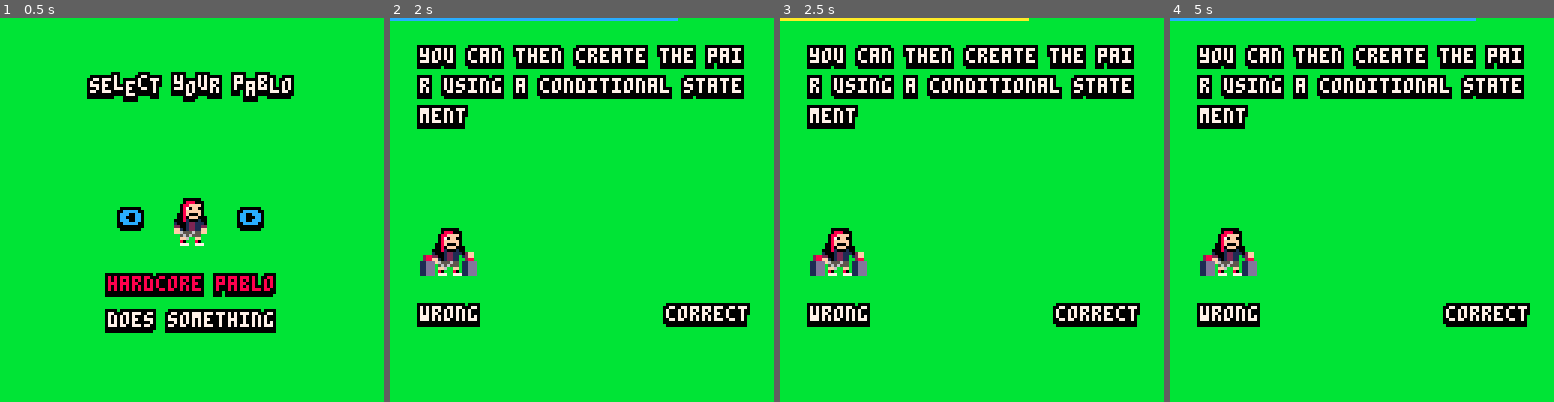
Above: before the commit, frames 1-4 (left to right).
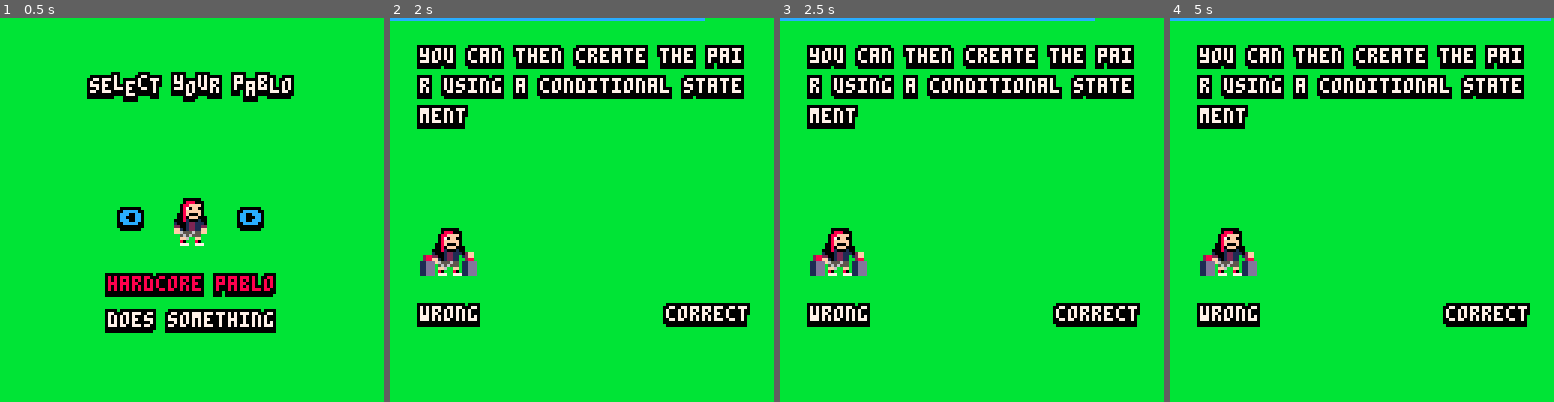
Above: after the commit, the same moments.

Repository: nascimento-cesar/pablos-ultimate-challenge-against-evil-forces
Game: PICO-8 cartridge src/pablos-ultimate-challenge-against-evil-forces.p8
The game is run twice, just before and just after one commit, with the same random seed, the same clock (stepped at 60 frames per second) and the same inputs.
Inputs:
- Up to frame 1 (0.5 s): tap X (X key) at 0.33 s
- Up to frame 2 (2 s): tap O (Z key) at 0.7, 1.7 s; tap X (X key) at 1.07, 1.85 s; hold Right from 1.6 s (still down)
- Up to frame 3 (2.5 s): release Right at 2.1 s; tap O (Z key) at 2.1 s; hold Right from 2.47 s (still down)
- Up to frame 4 (5 s): tap O (Z key) every 0.4 s from 2.5 to 4.9 s; tap X (X key) at 2.97, 4.08 s; release Right at 3.03 s; hold Left 3.08-3.58 s; hold Right 4.02-4.68 s

Frame 1 is identical in both runs. In frame 2, less than 0.1% of the frame differs, in the area x 75-83%, y 0-1%; in frame 3, 0.6%, in the area x 0-83%, y 0-1%; in frame 4, 0.2%.

Commit message:
feat: improve question timer

Diff:
--- a/src/classes/gameplay.lua
+++ b/src/classes/gameplay.lua
@@ -10,9 +10,9 @@
   obj.correct_answers = 0
   obj.current_question = nil
   obj.current_question_index = 1
+  obj.default_question_timer = 150
   obj.enemies = {}
-  obj.default_enemy_spawn_timer = 150
-  obj.enemy_spawn_timer = obj.default_enemy_spawn_timer
+  obj.question_timer = obj.default_question_timer
   obj.is_correct_answer = nil
   obj.is_locked = false
   obj.questions = Questions:build_questions()
@@ -23,8 +23,8 @@
 
 function Gameplay:update()
   self:handle_character_action()
-  self:handle_enemy_spawn()
   self:handle_selected_answer()
+  self:handle_question_timer()
 end
 
 function Gameplay:handle_character_action()
@@ -41,18 +41,20 @@
     self.character_action_frame = 1
     self.current_question_index += 1
     self.current_question = nil
-    self.enemy_spawn_timer = self.default_enemy_spawn_timer
+    self.question_timer = self.default_question_timer
     self.is_correct_answer = nil
     self.is_locked = false
   end
 end
 
-function Gameplay:handle_enemy_spawn()
-  self.enemy_spawn_timer -= 1
+function Gameplay:handle_question_timer()
+  if self.character_action == "idle" then
+    self.question_timer -= 1
 
-  if self.enemy_spawn_timer <= 0 then
-    self.enemy_spawn_timer = self.default_enemy_spawn_timer
-    self:spawn_enemies()
+    if self.question_timer <= 0 then
+      self.is_correct_answer = false
+      self:start_character_action("face_palm")
+    end
   end
 end
 
@@ -77,9 +79,7 @@
     end
 
     if self.is_correct_answer ~= nil then
-      self.character_action = pressed_button
-      self.character_action_frame = 0
-      self.is_locked = true
+      self:start_character_action(pressed_button)
     end
   end
 end
@@ -95,3 +95,9 @@
 
 function Gameplay:spawn_enemies()
 end
+
+function Gameplay:start_character_action(action)
+  self.character_action = action
+  self.character_action_frame = 0
+  self.is_locked = true
+end
--- a/src/screens/gameplay.lua
+++ b/src/screens/gameplay.lua
@@ -7,7 +7,7 @@
   GameplayScreen:draw_question(gameplay)
   GameplayScreen:draw_character(gameplay)
   GameplayScreen:draw_buttons(gameplay)
-  GameplayScreen:draw_enemy_spawn_timer(gameplay)
+  GameplayScreen:draw_question_timer(gameplay)
   GameplayScreen:draw_enemies(gameplay)
 end
 
@@ -50,14 +50,16 @@
     else
       Draw:draw_sprite(gameplay.character_sprites[4], x, y, 2, 2)
     end
+  else
+    Draw:draw_sprite(gameplay.character_sprites[1], x, y, 2, 2)
   end
 end
 
 function GameplayScreen:draw_enemies(gameplay)
 end
 
-function GameplayScreen:draw_enemy_spawn_timer(gameplay)
-  local x_2, color = ((128 / gameplay.default_enemy_spawn_timer) * flr(gameplay.enemy_spawn_timer))
+function GameplayScreen:draw_question_timer(gameplay)
+  local x_2, color = ((128 / gameplay.default_question_timer) * flr(gameplay.question_timer))
 
   if x_2 <= 42 then
     if flr(sin(time() / 0.25)) == 0 then
@@ -71,7 +73,7 @@
     color = 12
   end
 
-  line(0, 0, x_2, 0, color)
+  line(-1, 0, x_2 - 1, 0, color)
 end
 
 function GameplayScreen:draw_question(gameplay)
